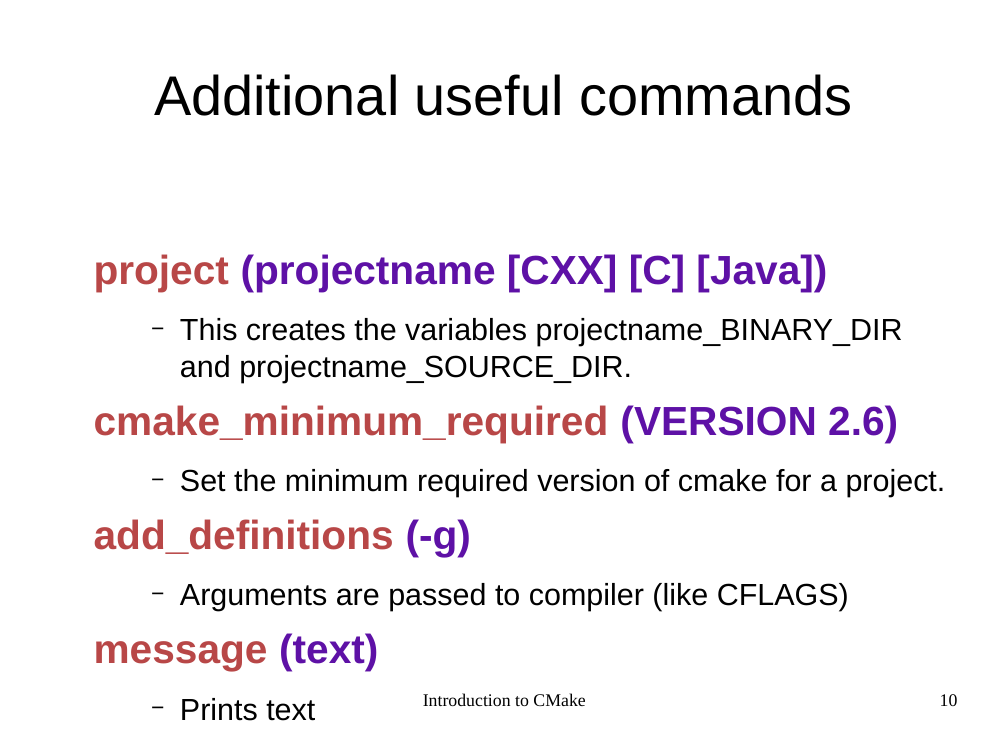
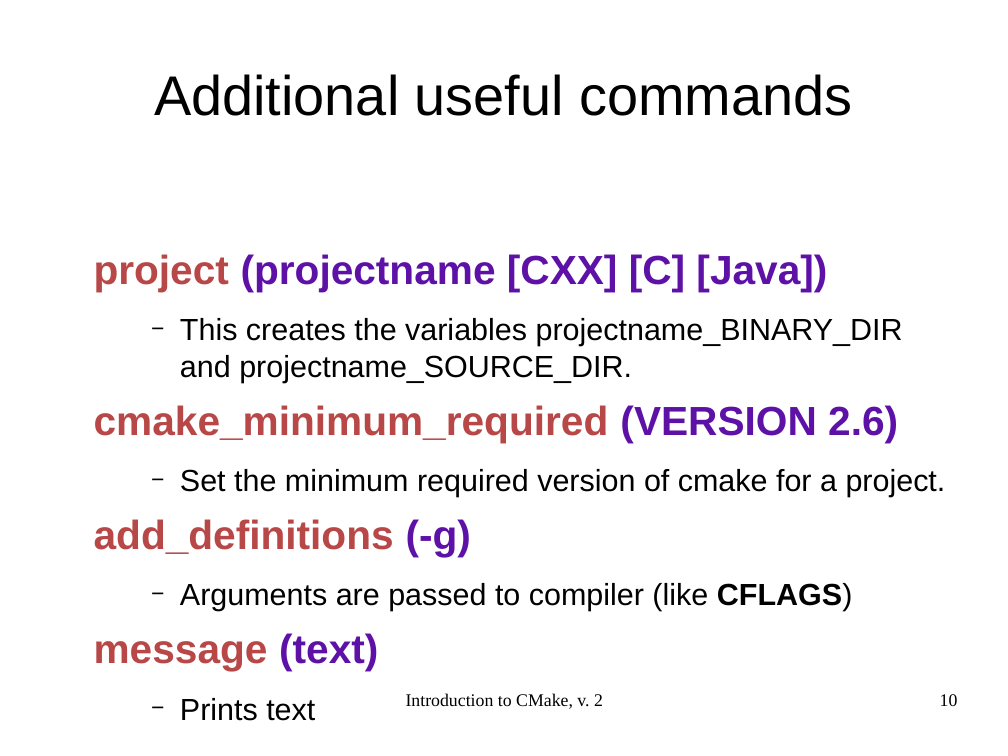
Before and after one commit to shlomif/shlomi-fish-homepage, a slide deck: slide 10 of t2/lecture/CMake/introduction_to_cmake-2.odp. Drawn at 1008x756 pixels with LibreOffice and Linux fonts; fonts in the diff are those of the drawing. Boxes give left, top, right and bottom in pixels: in the first picture for what was removed or moved away, otherwise in the second. Text is boxed around its words. In the diff, an @@ line names an element or a change of style, - is before the commit and + after.

```diff
--- a/t2/lecture/CMake/introduction_to_cmake-2.odp
+++ b/t2/lecture/CMake/introduction_to_cmake-2.odp
@@ text at box(180, 583, 852, 611): bold on in "CFLAGS)" @@
@@ text at box(406, 693, 603, 709): text changed @@
-Introduction to CMake
+Introduction to CMake, v. 2
```
Also in this commit, not shown: 21 other slides changed, 1 slide added, 8 slides removed, 2 other files.
